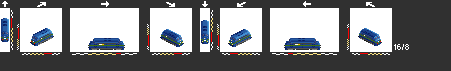
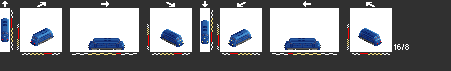
Before/after of a 451 x 71 layered artwork. What changed in the layer stack:
hid "contecmy1" over [1, 34, 381, 46]
